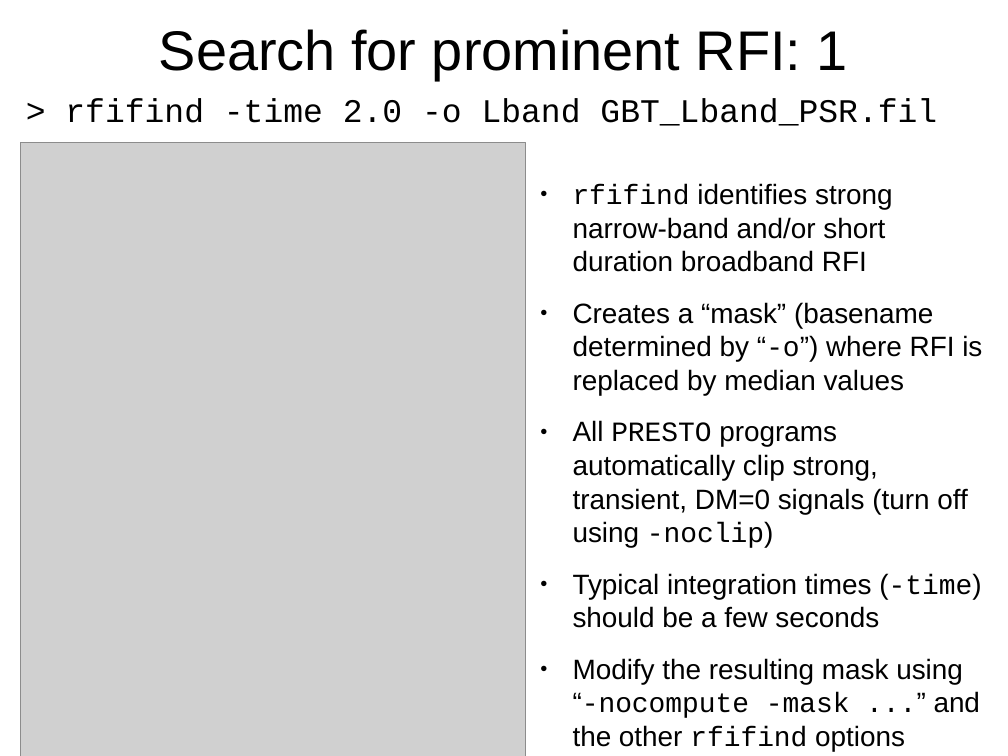
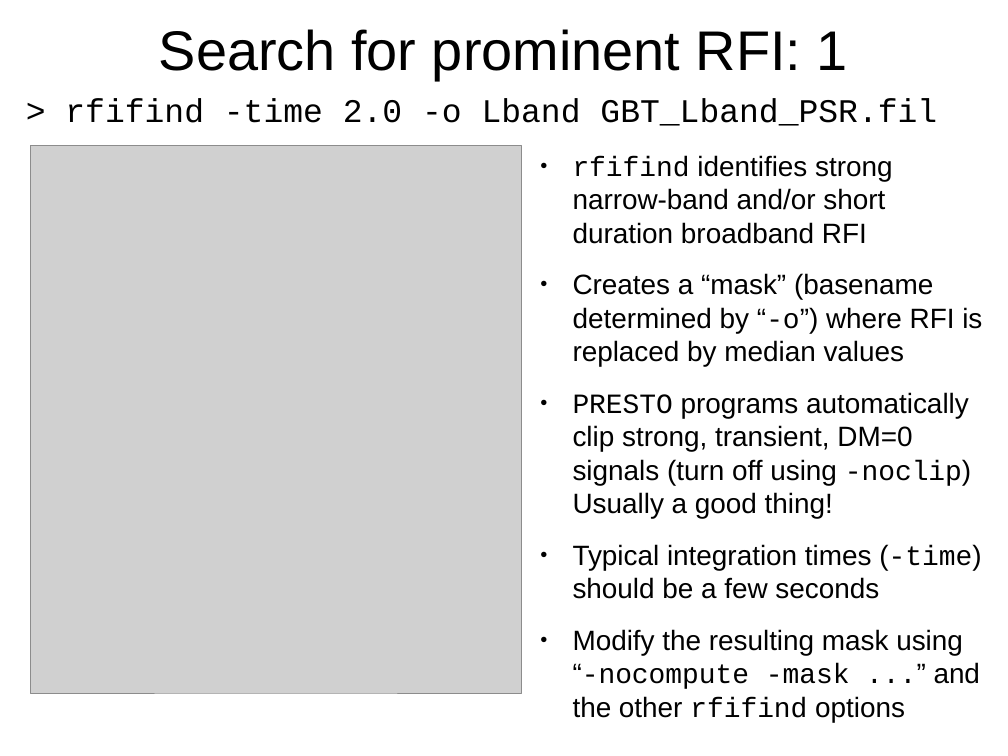
Before and after one commit to scottransom/presto, a slide deck: slide 6 of docs/PRESTO_search_tutorial.odp. Drawn at 1008x756 pixels with LibreOffice and Linux fonts; fonts in the diff are those of the drawing; grey boxes stand for pictures. Boxes give left, top, right and bottom in pixels: in the first picture for what was removed or moved away, otherwise in the second. Text is boxed around its words. In the diff, an @@ line names an element or a change of style, - is before the commit and + after.

```diff
--- a/docs/PRESTO_search_tutorial.odp
+++ b/docs/PRESTO_search_tutorial.odp
@@ picture: place and size @@
-picture at (20,142,526,756)
+picture at (30,145,521,693)
@@ text "rfifind identifies strong narrow-band and/or ...": place and size @@
-text "rfifind identifies strong narrow-band and/or ..." at (573,183,982,717)
+text "rfifind identifies strong narrow-band and/or ..." at (573,155,982,689)
@@ text at (573,392,971,518): text changed @@
-● All PRESTO programs automatically clip strong, transient, DM=0 signals (turn off using -noclip)
+● PRESTO programs automatically clip strong, transient, DM=0 signals (turn off using -noclip) Usually a good thing!
```
Also in this commit, not shown: 13 other slides changed, 2 slides added, 1 slide removed, 1 other file.
